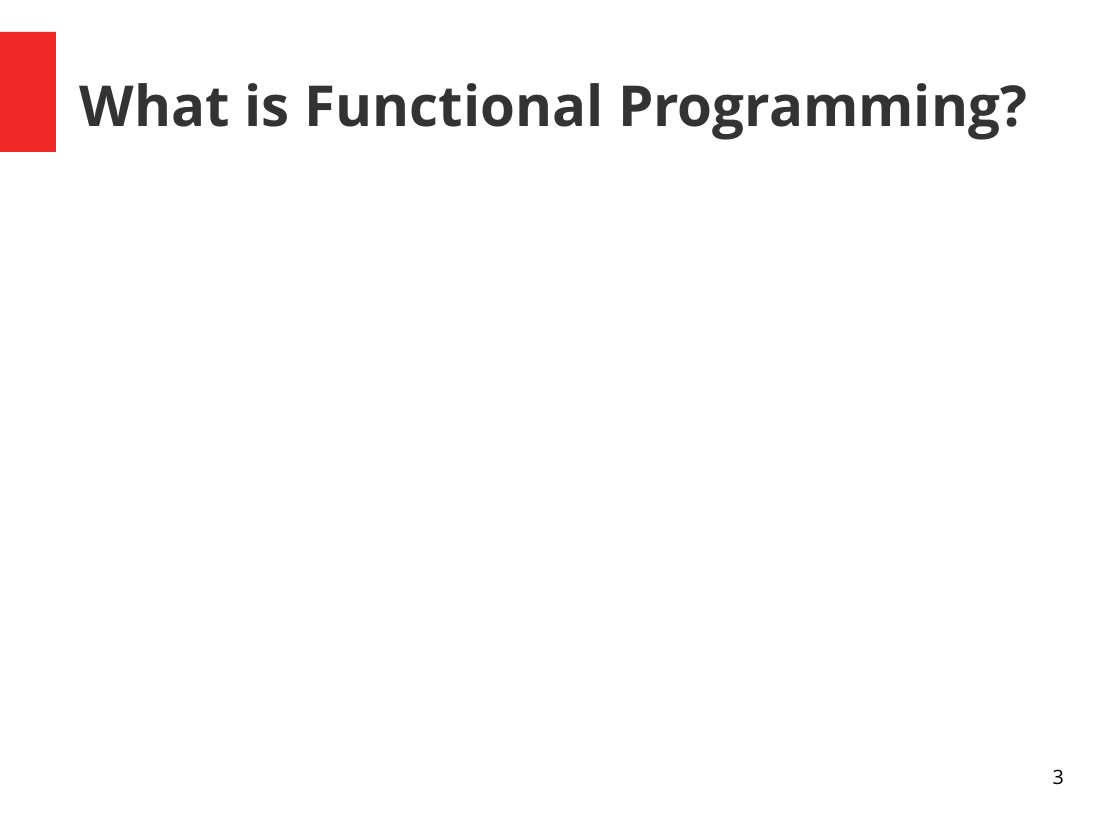
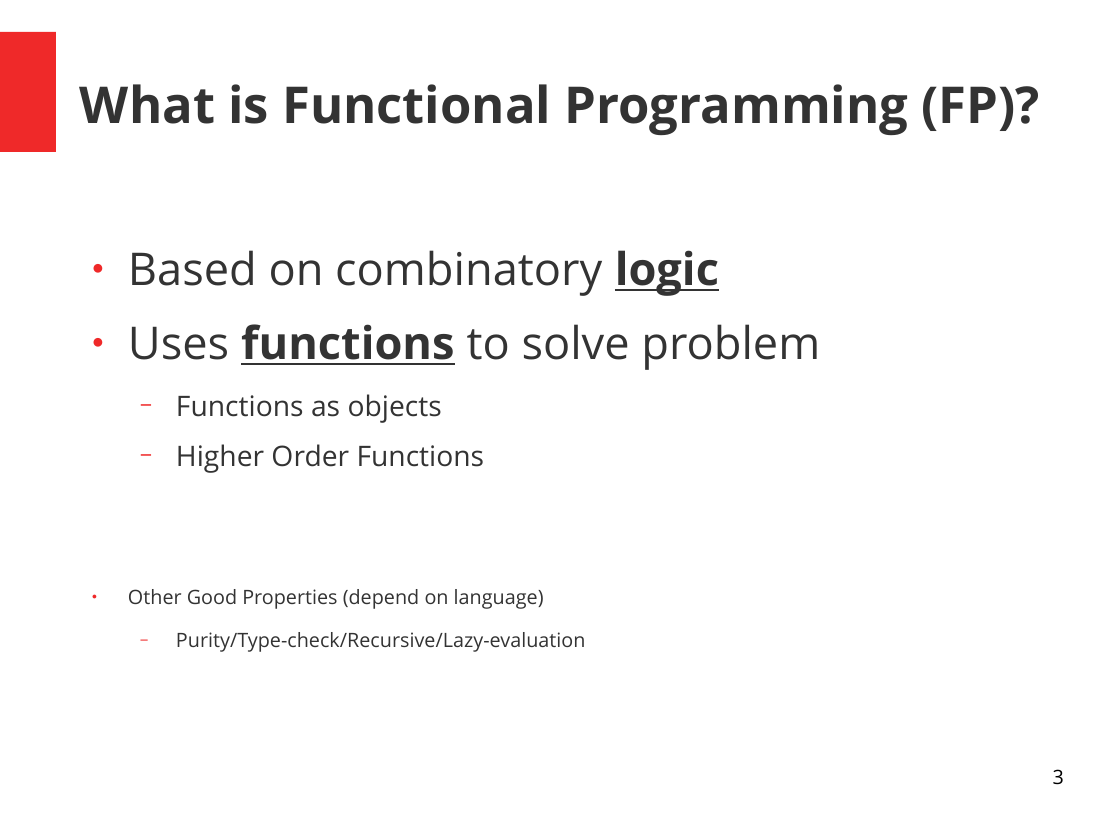
Before and after one commit to ChangHaiBin/FSharpPowerPoint, a slide deck: slide 3 of FSharp Talk.odp. Drawn at 1120x840 pixels with LibreOffice and Linux fonts; fonts in the diff are those of the drawing. Boxes give left, top, right and bottom in pixels: in the first picture for what was removed or moved away, otherwise in the second. Text is boxed around its words. In the diff, an @@ line names an element or a change of style, - is before the commit and + after.

```diff
--- a/FSharp Talk.odp
+++ b/FSharp Talk.odp
@@ title at (x1=80, y1=84, x2=1040, y2=135): text changed; size 40 to 36 pt @@
-What is Functional Programming?
+What is Functional Programming (FP)?
@@ text added at (x1=128, y1=250, x2=820, y2=652), 14 pt, text #333333 @@
+● Based on combinatory logic
+● Uses functions to solve problem
+  − Functions as objects
+  − Higher Order Functions
+● Other Good Properties (depend on language)
+  − Purity/Type-check/Recursive/Lazy-evaluation
```
Also in this commit, not shown: 1 other slide changed, 22 slides added.
